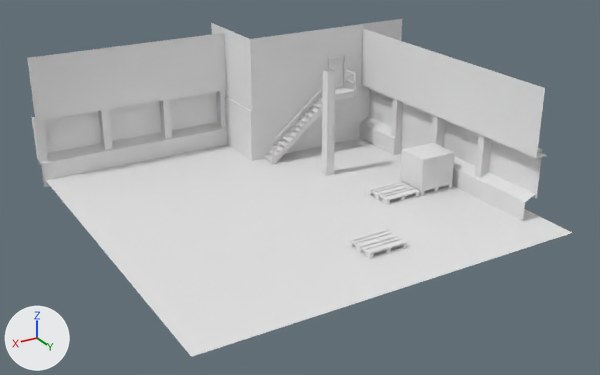
What one commit did to the COLLADA model Sim/models/our_workcell/meshes/mesh_open.dae.
The view is the same before and after, from a 50 mm lens placed at (19.9, 34.3, 17.9), pointed at (-0.5, 0.3, 0.9). Lighting does not change. The marker at lower left points along +X, +Y and +Z. The first picture is the older version. Materials are left out; every surface is plain grey. Where no turn or scale is listed for an object, it has been applied to the vertices. Vertices at exactly the same position are counted once.

Names of what the first picture shows: 'WorkCell'.
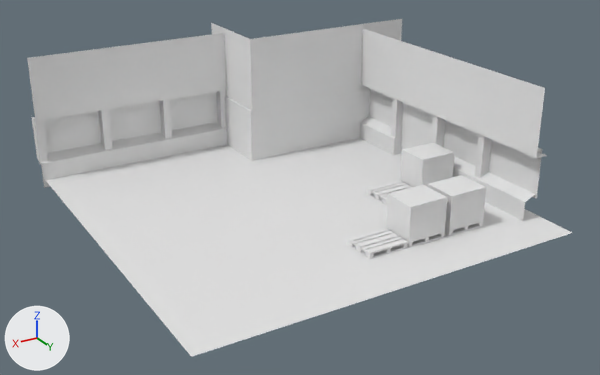
The change, as a list of edits to the scene's bpy script:
```text
Change me_workcell:
    used by ob_workcell; location = (0.0, 0.0, 0.0)
    remove me_workcell.from_pydata(...)  # 1008 vertices, 1440 faces; spans x -11.9..10.2, y -11.4..10.1, z -0.4..7.3
    add me_workcell.from_pydata(...)  # 1208 vertices, 1910 faces; spans x -11.9..10.2, y -11.4..10.1, z -0.4..7.3
    me_workcell part 1: the loose piece of 181 vertices spanning x -2.2..0.0, y 5.4..7.2, z 0.0..0.3 is copied, and the copy is moved by (-4.6, 0.0, 0.0); it spans x -6.8..-4.7, y 5.5..7.2, z 0.0..0.3
    me_workcell part 2: a new loose piece of 185 vertices spanning x -4.4..-2.3, y 5.4..7.2, z 0.0..0.3
    me_workcell part 3: 28 loose pieces with 230 vertices, spanning x -7.8..-1.9, y -6.9..-2.1, z -0.2..6.0, are deleted
    me_workcell part 4
    8 vertices are added at x -6.8..-4.4, y 5.4..7.2, z 0.3..2.1
    8 new vertices lie (2.1, 0.0, 0.0) away from vertices in x -6.8..-4.4, y 5.4..7.2, z 0.3..2.1
    20 new faces join them
    other edits to the shape of me_workcell do not show in these pictures
```

Where the change shows, as pixel boxes (x1, y1, x2, y2) in the pictures (600 x 375 px):
part 1 of me_workcell, added (mostly hidden)
    after: (445, 220, 483, 236)
part 2 of me_workcell, added
    after: (386, 227, 445, 248)
part 3 of me_workcell, deleted
    before: (264, 55, 356, 176)
part 4 of me_workcell, added
    after: (386, 175, 486, 241)
